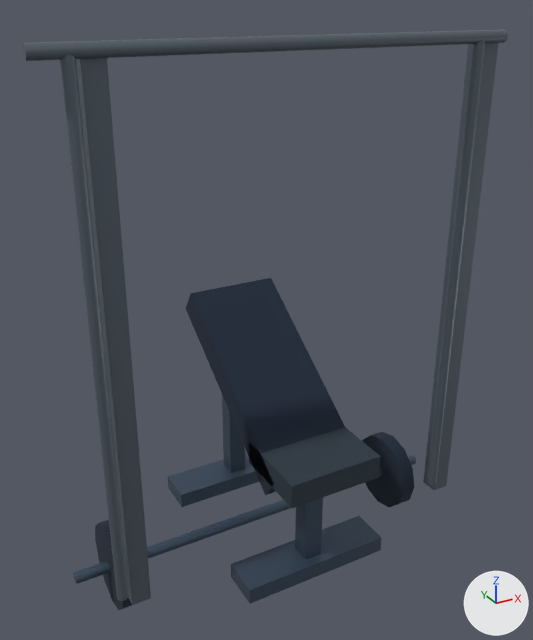
The glTF model motion/models/smith_incline.glb as it was, and as the next commit left it.
The view is the same before and after, from a camera (50 mm lens) standing at (-1.36, -2.5, 2.24) and looking at (-0.02, -0.06, 1.02). The axes (+X, +Y, +Z) are drawn at lower right. The lights are the same throughout. The picture after the commit comes second. Where no turn or scale is listed for an object, it has been applied to the vertices. Vertices at exactly the same position are counted once.

The first picture shows 'barbell', 'barbell_plate', 'barbell_plate.001', 'benchFoot', 'benchFoot.001', 'benchLeg', 'benchLeg.001', 'seat', 'seatPad', 'smithCross', 'smithGuide', 'smithGuide.001', 'smithUpright', 'smithUpright.001'.
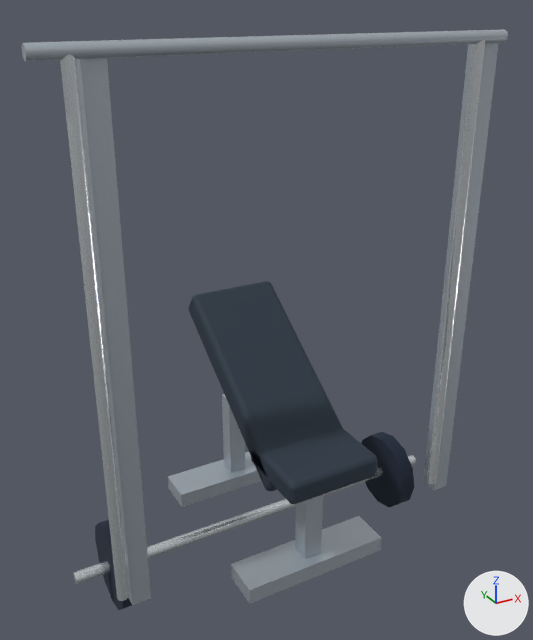
Boxes [x1, y1, x2, y2] around the edits, measured in the pictures (533 x 640 px):
'seat', reshaped
    before: [186, 278, 345, 495]
    after: [188, 281, 343, 491]
'smithUpright', recoloured, surface changed (greyish blue to pale blue)
    both: [76, 58, 151, 605]
'smithCross', recoloured, surface changed (greyish blue to pale blue)
    both: [22, 29, 508, 61]
'smithGuide', recoloured, surface changed (greyish blue to white)
    both: [60, 54, 128, 601]
'smithUpright.001', recoloured, surface changed (lighter)
    both: [423, 43, 499, 490]
'seatPad', reshaped (6% shorter)
    before: [249, 427, 380, 508]
    after: [251, 428, 378, 504]
'benchFoot.001', recoloured (dark blue to pale blue)
    both: [231, 516, 382, 604]
'smithGuide.001', recoloured, surface changed (greyish blue to white)
    both: [427, 40, 485, 484]
'benchFoot', recoloured (dark blue to pale blue)
    both: [168, 452, 259, 507]
'barbell', recoloured, surface changed
    both: [73, 455, 416, 584]
'benchLeg.001', recoloured (dark blue to pale blue)
    both: [295, 498, 323, 559]
'benchLeg', recoloured (dark blue to pale blue)
    both: [222, 395, 245, 473]

Patch to the scene script:
```diff
--- a/motion/models/smith_incline.glb.py
+++ b/motion/models/smith_incline.glb.py
@@ mat_material_1 @@
 mat_material_1 = principled_material('Material_1')
-mat_material_1.base_color = (0.0578, 0.0908, 0.138)  # dark blue #445568
+mat_material_1.base_color = (0.491, 0.552, 0.61)  # pale blue #bac4cd
 mat_material_1.metallic = 0.5
@@ mat_material_2 @@
 mat_material_2 = principled_material('Material_2')
-mat_material_2.base_color = (0.0194, 0.0343, 0.0513)  # dark blue #263440
+mat_material_2.base_color = (0.745, 0.791, 0.823)  # white #e0e6ea
 mat_material_2.roughness = 0.84
+mat_material_2.metallic = 0.8
@@ mat_material_3 @@
 mat_material_3 = principled_material('Material_3')
-mat_material_3.base_color = (0.117, 0.147, 0.181)  # greyish blue #606b76
-mat_material_3.metallic = 0.48
-mat_material_3.roughness = 0.44
+mat_material_3.base_color = (0.00857, 0.0185, 0.0395)  # dark blue #172538
+mat_material_3.roughness = 0.95
@@ me_mesh_0 @@
-me_mesh_0.from_pydata(...)  # 8 vertices, 12 faces; spans x -0.2..0.2, y -0.407..0.407, z -0.314..0.314
+me_mesh_0.from_pydata(...)  # 296 vertices, 588 faces; spans x -0.2..0.2, y -0.396..0.396, z -0.304..0.304
+# me_mesh_0 part 1: 8 vertices removed from x -0.2..0.2, y -0.407..0.407, z -0.314..0.314; 296 vertices added at x -0.2..0.2, y -0.396..0.396, z -0.304..0.304
 me_mesh_0.materials.append(mat_material_0)
@@ me_mesh_5 @@
 me_mesh_5.from_pydata(...)  # 28 vertices, 48 faces; spans x -0.9..0.9, y -0.03..0.03, z -0.03..0.03
-me_mesh_5.materials.append(mat_material_1)  # dark blue #445568
+me_mesh_5.materials.append(mat_material_2)  # white #e0e6ea
@@ me_mesh_6 @@
 me_mesh_6.from_pydata(...)  # 28 vertices, 48 faces; spans x -0.035..0.035, y -0.19..0.19, z -0.19..0.19
-me_mesh_6.materials.append(mat_material_0)  # dark blue #172538
+me_mesh_6.materials.append(mat_material_3)  # dark blue #172538
@@ me_mesh_7 @@
 me_mesh_7.from_pydata(...)  # 28 vertices, 48 faces; spans x -0.035..0.035, y -0.19..0.19, z -0.19..0.19
-me_mesh_7.materials.append(mat_material_0)  # dark blue #172538
+me_mesh_7.materials.append(mat_material_3)  # dark blue #172538
@@ me_mesh_8 @@
-me_mesh_8.from_pydata(...)  # 8 vertices, 12 faces; spans x -0.2..0.2, y -0.17..0.17, z -0.05..0.05
-me_mesh_8.materials.append(mat_material_2)  # dark blue #263440
+me_mesh_8.from_pydata(...)  # 296 vertices, 588 faces; spans x -0.2..0.2, y -0.17..0.17, z -0.05..0.05
+# me_mesh_8 part 2: 8 vertices removed from x -0.2..0.2, y -0.17..0.17, z -0.05..0.05; 296 vertices added at x -0.2..0.2, y -0.17..0.17, z -0.05..0.05
+me_mesh_8.materials.append(mat_material_0)  # dark blue #263442
@@ me_mesh_9 @@
 me_mesh_9.from_pydata(...)  # 44 vertices, 80 faces; spans x -0.02..0.02, y -0.02..0.02, z -1.01..1.01
-me_mesh_9.materials.append(mat_material_3)  # greyish blue #606b76
+me_mesh_9.materials.append(mat_material_2)  # white #e0e6ea
@@ me_mesh_10 @@
 me_mesh_10.from_pydata(...)  # 8 vertices, 12 faces; spans x -0.04..0.04, y -0.04..0.04, z -1.05..1.05
-me_mesh_10.materials.append(mat_material_3)  # greyish blue #606b76
+me_mesh_10.materials.append(mat_material_1)  # pale blue #bac4cd
@@ me_mesh_11 @@
 me_mesh_11.from_pydata(...)  # 44 vertices, 80 faces; spans x -0.02..0.02, y -0.02..0.02, z -1.01..1.01
-me_mesh_11.materials.append(mat_material_3)  # greyish blue #606b76
+me_mesh_11.materials.append(mat_material_2)  # white #e0e6ea
@@ me_mesh_12 @@
 me_mesh_12.from_pydata(...)  # 8 vertices, 12 faces; spans x -0.04..0.04, y -0.04..0.04, z -1.05..1.05
-me_mesh_12.materials.append(mat_material_3)  # greyish blue #606b76
+me_mesh_12.materials.append(mat_material_1)  # pale blue #bac4cd
@@ me_mesh_13 @@
 me_mesh_13.from_pydata(...)  # 44 vertices, 80 faces; spans x -0.9..0.9, y -0.02..0.02, z -0.02..0.02
-me_mesh_13.materials.append(mat_material_3)  # greyish blue #606b76
+me_mesh_13.materials.append(mat_material_1)  # pale blue #bac4cd
```
